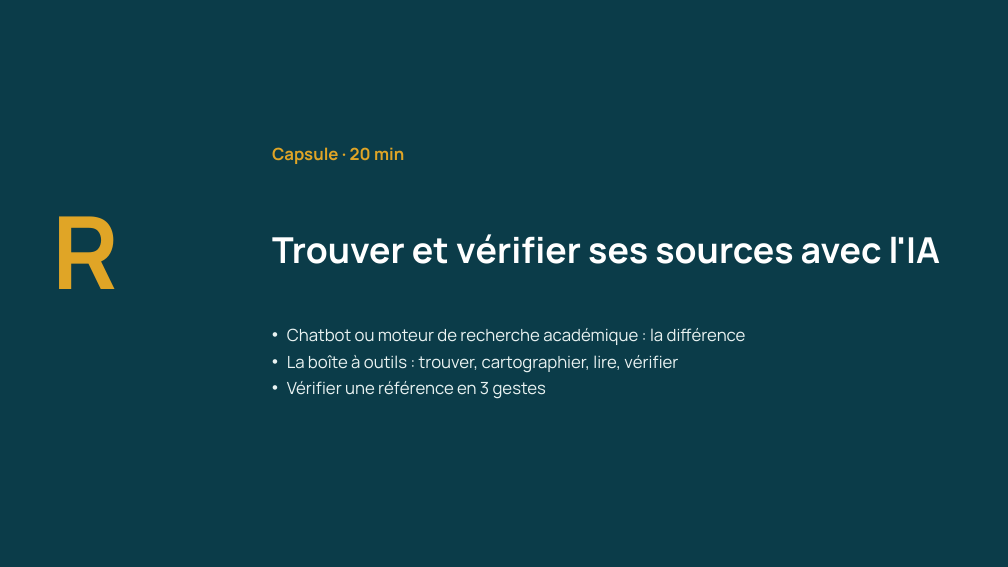
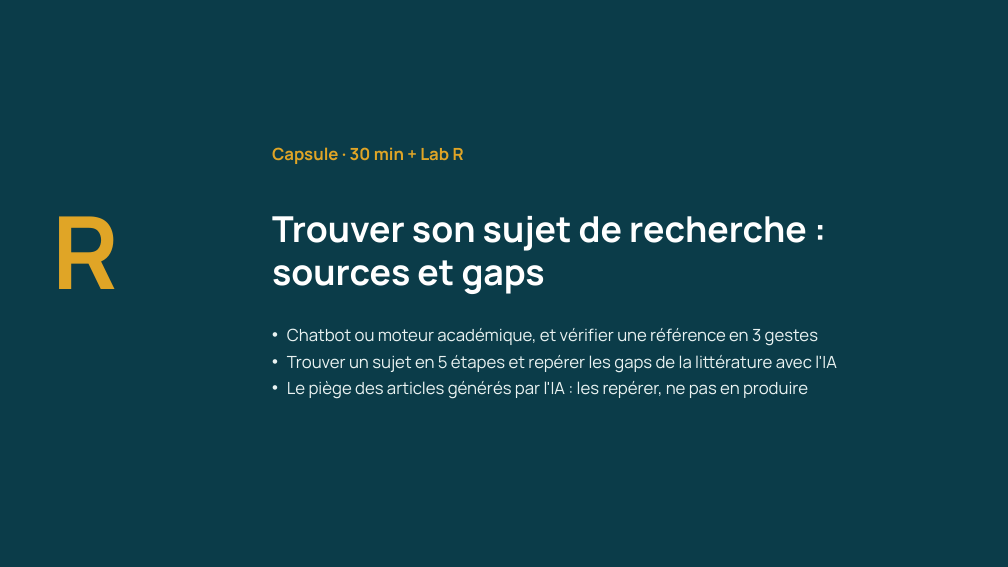
Before and after one commit to Amevi-isi/formation-chercheur-univ, a slide deck: slide 22 of module4_nonIT/M4-nonIT_IA_generative_appliquee.pptx. Drawn at 1008x567 pixels with LibreOffice and Linux fonts; fonts in the diff are those of the drawing. Boxes give left, top, right and bottom in pixels: in the first picture for what was removed or moved away, otherwise in the second. Text is boxed around its words. In the diff, an @@ line names an element or a change of style, - is before the commit and + after.

```diff
--- a/module4_nonIT/M4-nonIT_IA_generative_appliquee.pptx
+++ b/module4_nonIT/M4-nonIT_IA_generative_appliquee.pptx
@@ text at <box>272,147,464,164</box>: text changed @@
-Capsule · 20 min
+Capsule · 30 min + Lab R
@@ title at <box>272,216,807,294</box>: text changed @@
-Trouver et vérifier ses sources avec l'IA
+Trouver son sujet de recherche : sources et gaps
@@ text at <box>287,328,837,399</box>: text changed @@
-• Chatbot ou moteur de recherche académique : la différence
-• La boîte à outils : trouver, cartographier, lire, vérifier
-• Vérifier une référence en 3 gestes
+• Chatbot ou moteur académique, et vérifier une référence en 3 gestes
+• Trouver un sujet en 5 étapes et repérer les gaps de la littérature avec l'IA
+• Le piège des articles générés par l'IA : les repérer, ne pas en produire
```
Also in this commit, not shown: 14 other slides changed, 7 slides added, 6 other files.
